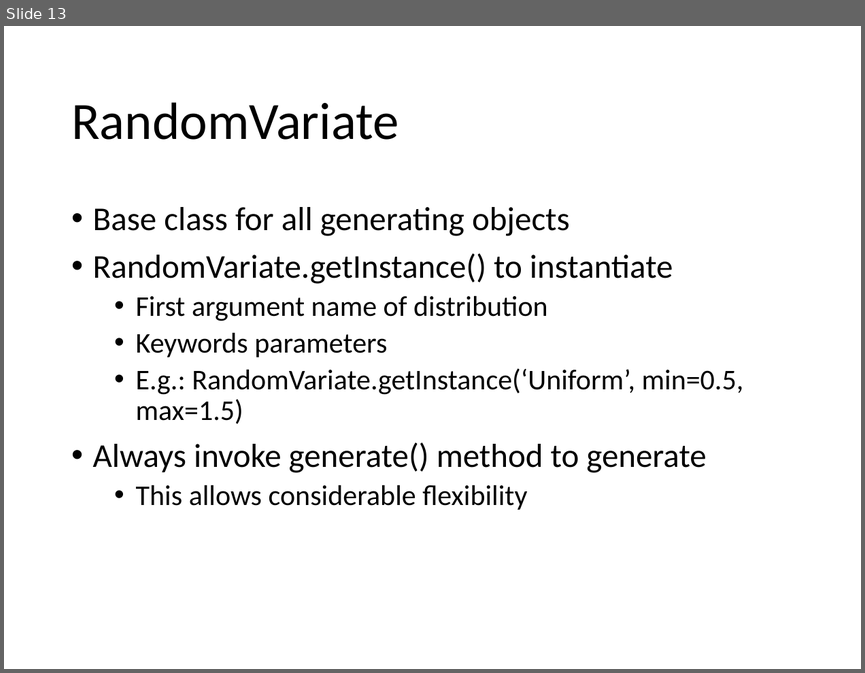
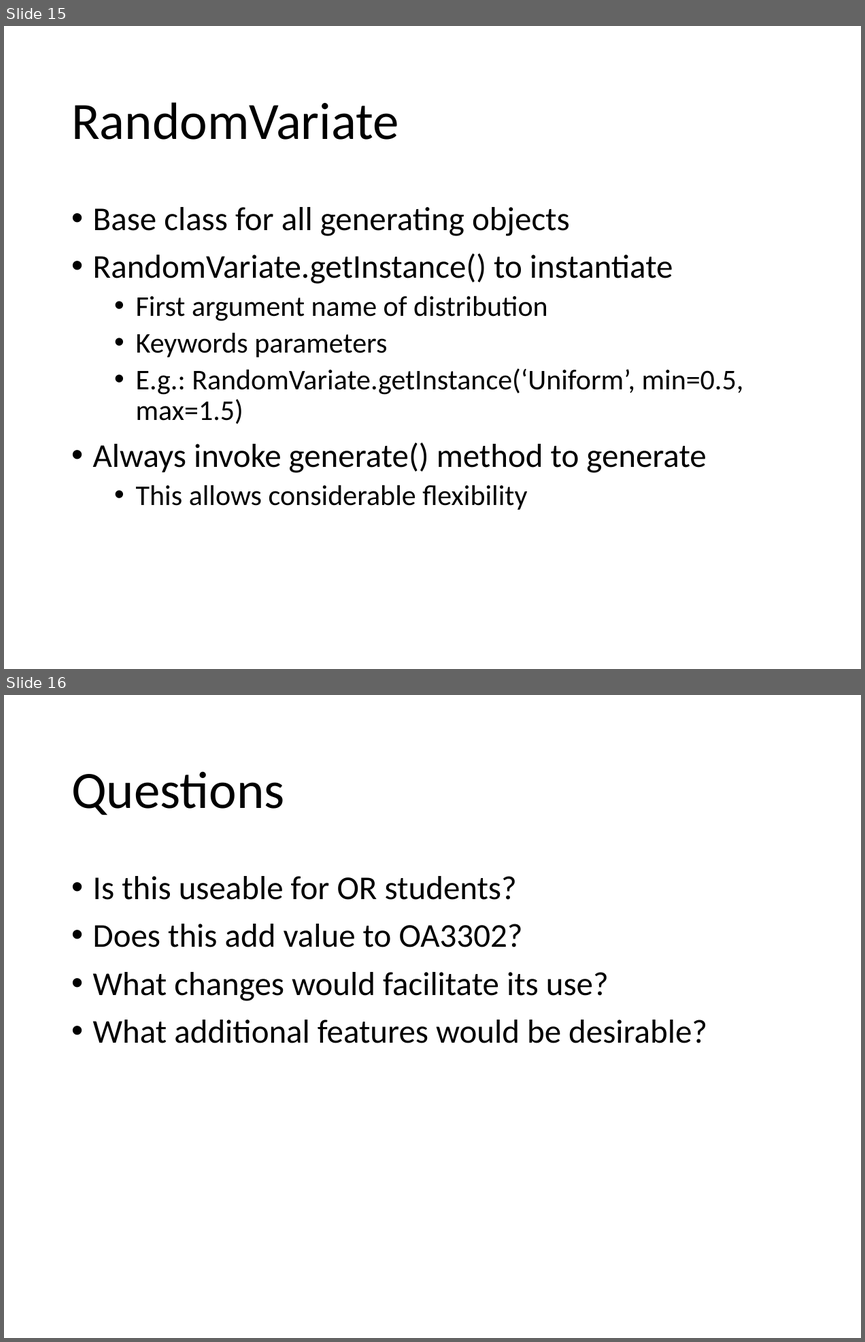
Before and after one commit to ahbuss/DESModeling, a slide deck: SimPyKit.pptx. Shown one above the other, each under a label of ours: slide 13 before the commit, slides 15 and 16 after it. The pictures are 865x673 and 865x1342 pixels, drawn with LibreOffice and Linux fonts; fonts in the diff are those of the drawing. Boxes give left, top, right and bottom in pixels: in the first picture for what was removed or moved away, otherwise in the second. Text is boxed around its words. In the diff, an @@ line names an element or a change of style, - is before the commit and + after.

```diff
--- a/SimPyKit.pptx
+++ b/SimPyKit.pptx
@@ slide 16 added at (4,695,861,1338), background #FFFFFF @@
@@ title added at (71,771,285,815), 44 pt, text #000000 @@
+Questions
@@ text added at (93,876,707,1043), 28 pt, text #000000 @@
+• Is this useable for OR students?
+• Does this add value to OA3302?
+• What changes would facilitate its use?
+• What additional features would be desirable?
@@ what was slide 13 is now slide 15 @@
```
Also in this commit, not shown: 1 slide changed, 2 other slides added, 3 other files.
